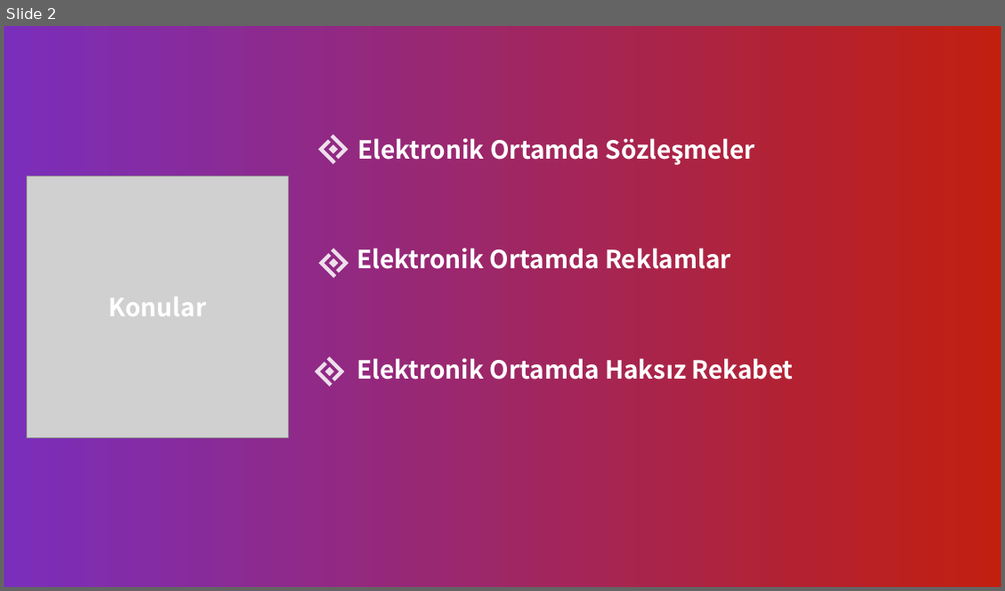
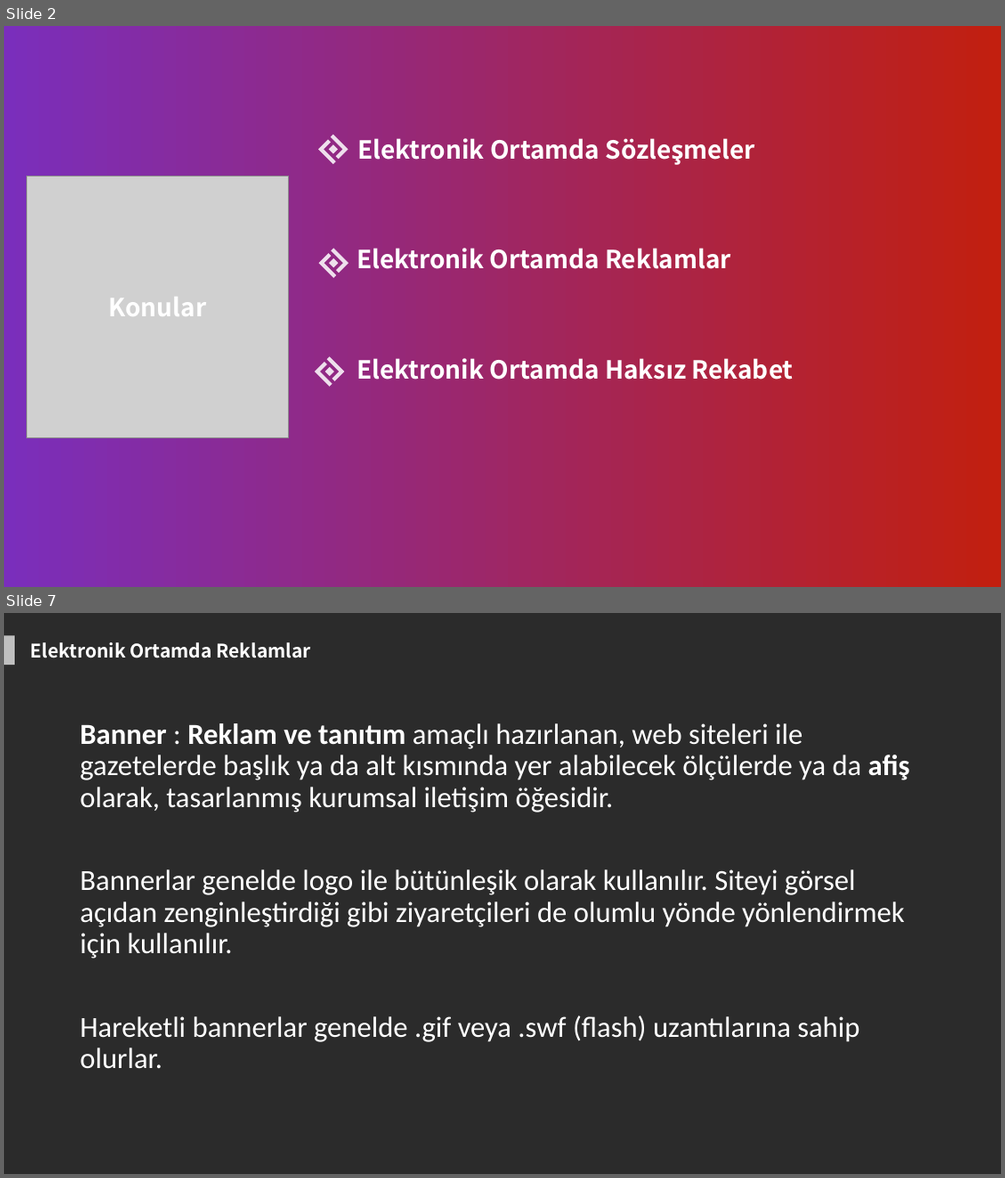
Before and after one commit to zafer-sn/MOS108-Bilisim-Hukuku, a slide deck: Hafta6/Hafta6.pptx. Shown one above the other, each under a label of ours: slide 2 before the commit, slides 2 and 7 after it; the slides between them are not shown. The pictures are 1005x591 and 1005x1178 pixels, drawn with LibreOffice and Linux fonts; fonts in the diff are those of the drawing; grey boxes stand for pictures; background and template pictures are left out; a plain dark background stands for a picture behind light text. Boxes give left, top, right and bottom in pixels: in the first picture for what was removed or moved away, otherwise in the second. Text is boxed around its words. In the diff, an @@ line names an element or a change of style, - is before the commit and + after.

```diff
--- a/Hafta6/Hafta6.pptx
+++ b/Hafta6/Hafta6.pptx
@@ slide 7 added at (4, 613, 1001, 1174), background picture (left out) @@
@@ rectangle added at (4, 635, 15, 665), fill #FFFFFF at 70% opacity @@
@@ text added at (31, 642, 311, 658), 18 pt, text #FFFFFF, bold @@
+Elektronik Ortamda Reklamlar
@@ text added at (80, 723, 910, 1069), 28 pt, text #FFFFFF @@
+Banner : Reklam ve tanıtım amaçlı hazırlanan, web siteleri ile gazetelerde başlık ya da alt kısmında yer alabilecek ölçülerde ya da afiş olarak, tasarlanmış kurumsal iletişim öğesidir.
+Bannerlar genelde logo ile bütünleşik olarak kullanılır. Siteyi görsel açıdan zenginleştirdiği gibi ziyaretçileri de olumlu yönde yönlendirmek için kullanılır.
+Hareketli bannerlar genelde .gif veya .swf (flash) uzantılarına sahip olurlar.
```
Also in this commit, not shown: 3 slides changed, 21 other slides added, 29 slides removed, 1 other file.
